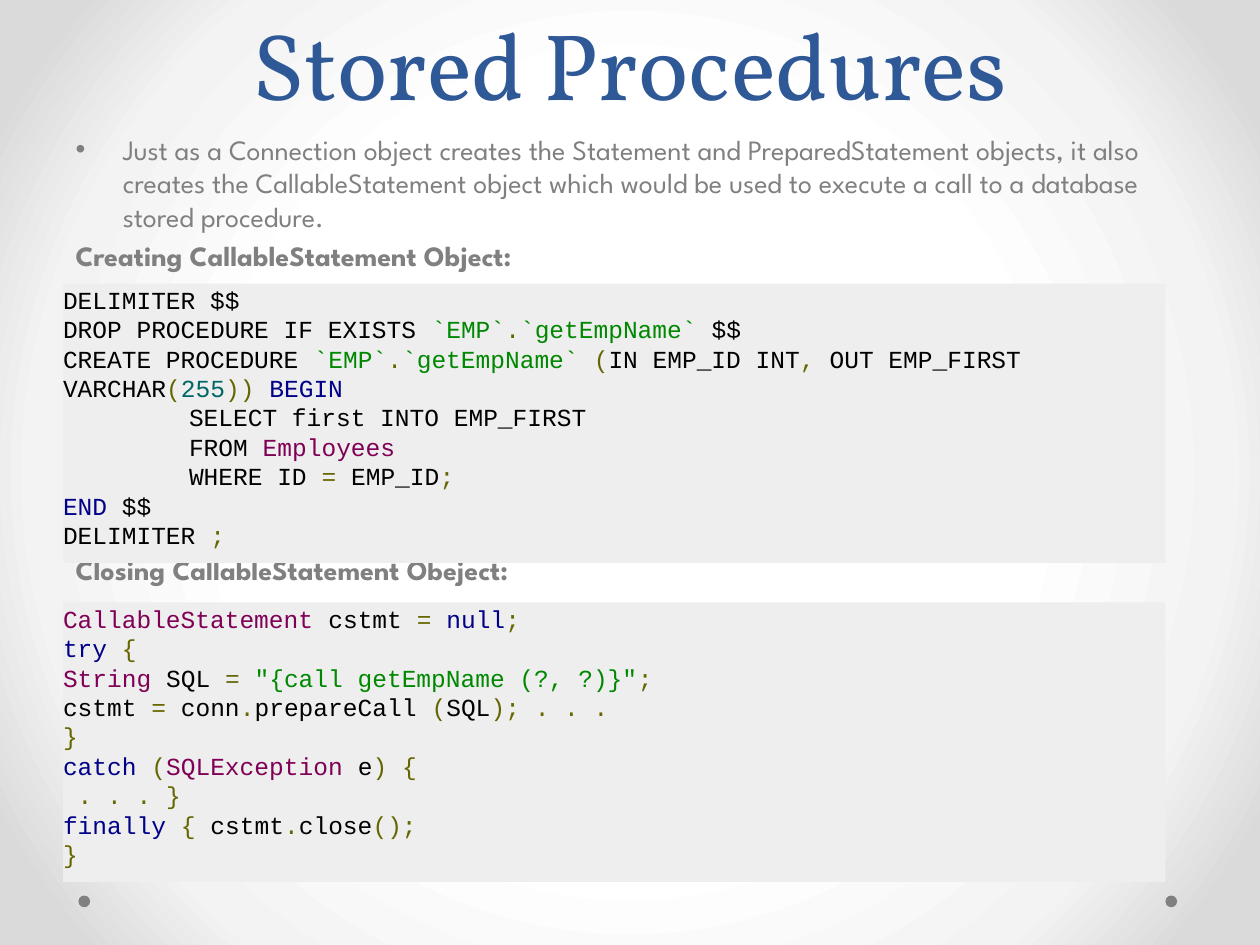
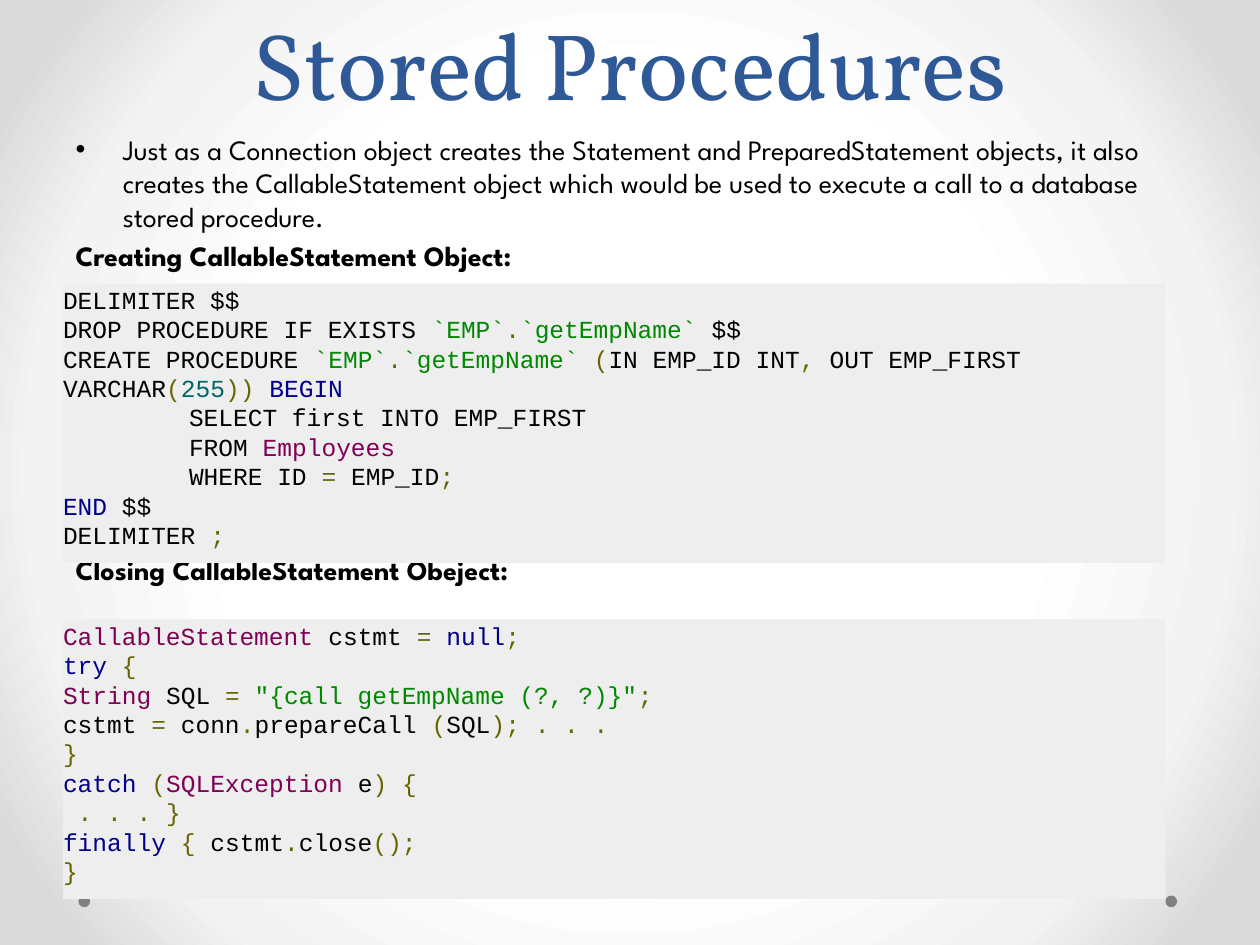
Before and after one commit to srinivasnangunuri/GitRep, a slide deck: slide 20 of JDBC/Introduction to JDBC.pptx (slide 19 before the commit). Drawn at 1260x945 pixels with LibreOffice and Linux fonts; fonts in the diff are those of the drawing. Boxes give left, top, right and bottom in pixels: in the first picture for what was removed or moved away, otherwise in the second. Text is boxed around its words. In the diff, an @@ line names an element or a change of style, - is before the commit and + after.

```diff
--- a/JDBC/Introduction to JDBC.pptx
+++ b/JDBC/Introduction to JDBC.pptx
@@ text "Just as a Connection object ..." at [76, 140, 1139, 586]: text colour #808080 to #000000 @@
@@ rectangle "CallableStatement cstmt = null;": place and size @@
-rectangle "CallableStatement cstmt = null;" at [63, 602, 1166, 882]
+rectangle "CallableStatement cstmt = null;" at [63, 620, 1166, 900]
```
Also in this commit, not shown: 18 other slides changed, 1 slide added, 1 other file.
